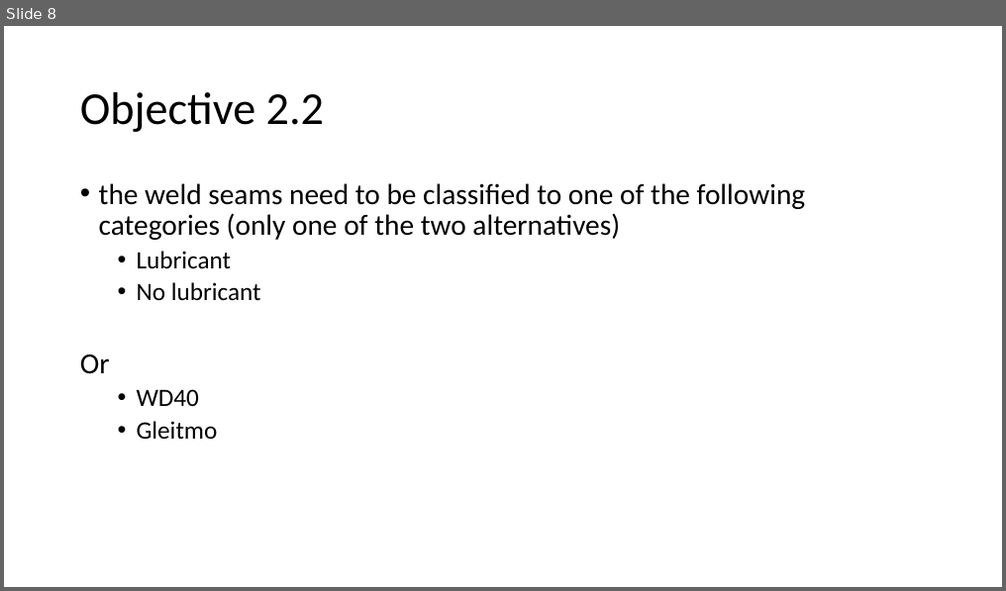
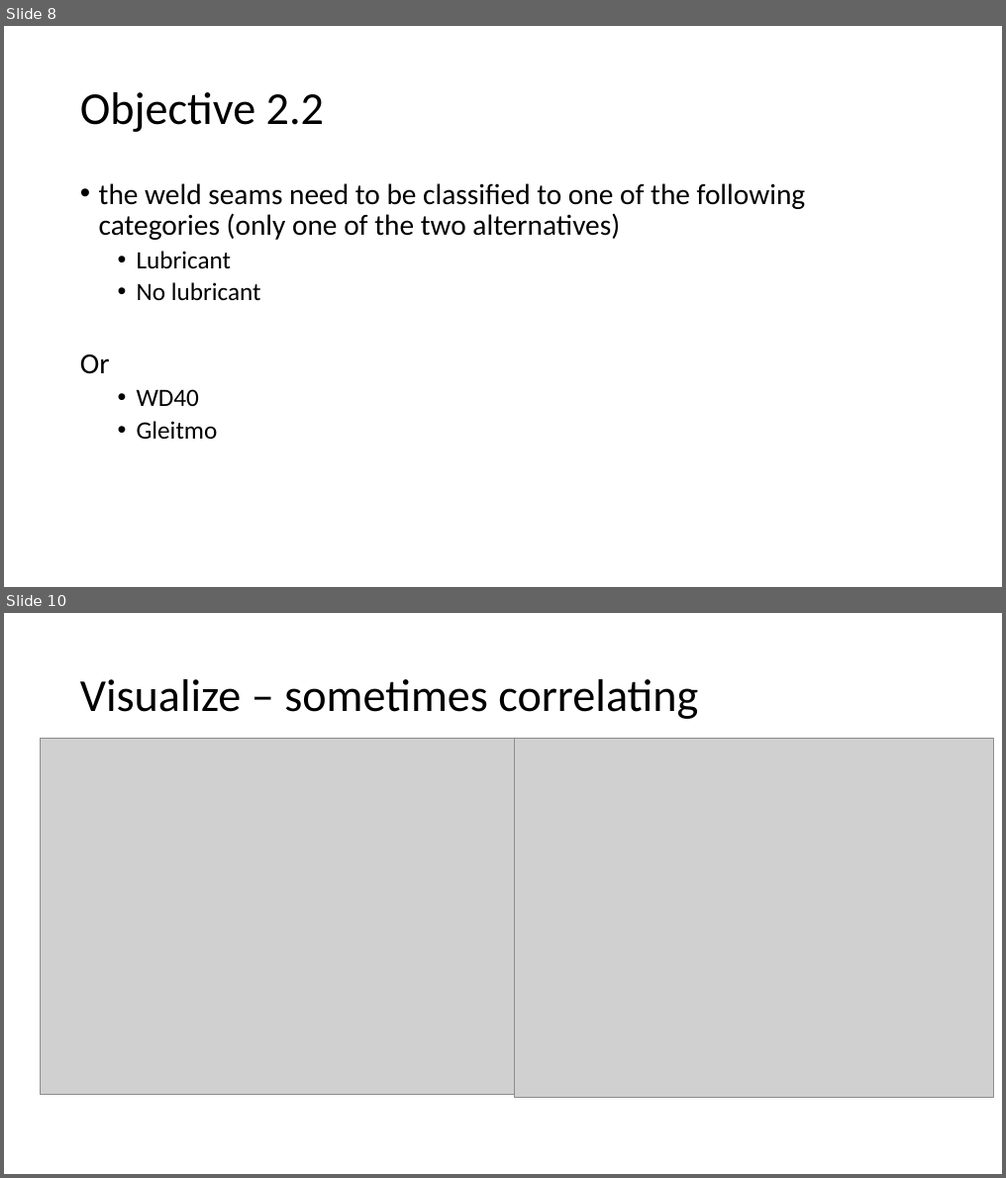
Before and after one commit to JanNalivaika/Predictive-Quality-Battery-TUM, a slide deck: Report/Questions 1.pptx. Shown one above the other, each under a label of ours: slide 8 before the commit, slides 8 and 10 after it; the slides between them are not shown. The pictures are 1006x591 and 1006x1178 pixels, drawn with LibreOffice and Linux fonts; fonts in the diff are those of the drawing; grey boxes stand for pictures. Boxes give left, top, right and bottom in pixels: in the first picture for what was removed or moved away, otherwise in the second. Text is boxed around its words. In the diff, an @@ line names an element or a change of style, - is before the commit and + after.

```diff
--- a/Report/Questions 1.pptx
+++ b/Report/Questions 1.pptx
@@ slide 10 added at (4, 613, 1002, 1174), background #FFFFFF @@
@@ title added at (80, 679, 698, 719), 44 pt, text #000000 @@
+Visualize – sometimes correlating
@@ picture added at (40, 738, 515, 1094) @@
@@ picture added at (515, 738, 994, 1097) @@
```
Also in this commit, not shown: 2 slides changed, 6 other files.
